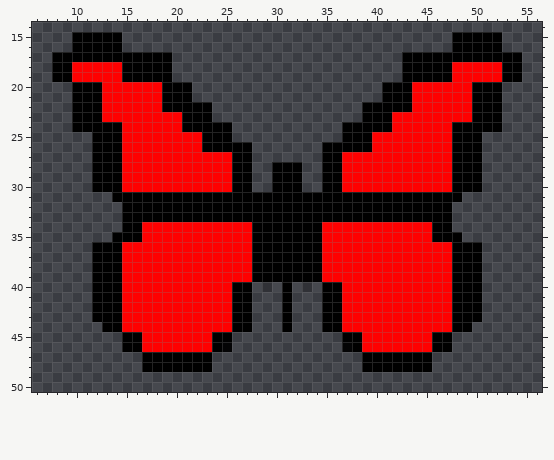
File history of a pixel-art sprite, src/assets/sprites/item/item_butterfly.png. The picture above was drawn from the file before the commit.
The file is 64x64 pixels. Pixels under 10% opacity are left out. Shown: x 6..56, y 14..50.
New version:
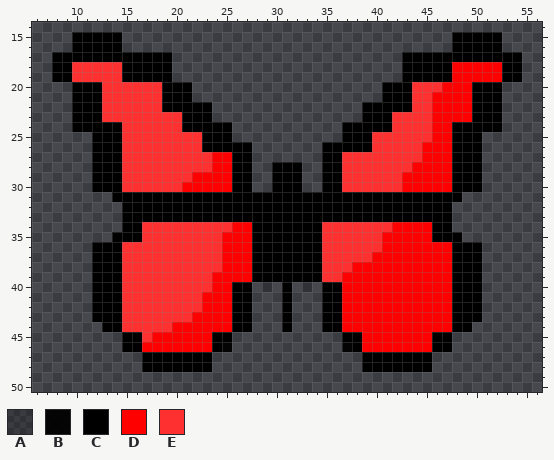
Palette (. is transparent): A #0000002e  B #000000ed  C #000000  D #ff0000  E #ff3030
From old to new:
@@ x 6..56 @@
 17 ..CCCCCCCCCCCC.......................CCCCCCCCCCCC..
-18 ..CCDDDDDCCCCC.......................CCCCCDDDDDCC..
-19 ..CCDDDDDCCCCC.......................CCCCCDDDDDCC..
-20 ....CCCDDDDDDCCC...................CCCDDDDDDCCC....
-21 ....CCCDDDDDDCCC...................CCCDDDDDDCCC....
-22 ....CCCDDDDDDCCCCC...............CCCCCDDDDDDCCC....
-23 ....CCCDDDDDDDDCCC...............CCCDDDDDDDDCCC....
-24 ....CCCCCDDDDDDCCCCC...........CCCCCDDDDDDCCCCC....
-25 ......CCCDDDDDDDDCCC...........CCCDDDDDDDDCCC......
-26 ......CCCDDDDDDDDCCCCC.......CCCCCDDDDDDDDCCC......
-27 ......CCCDDDDDDDDDDDCC.......CCDDDDDDDDDDDCCC......
-28 ......CCCDDDDDDDDDDDCC..CCC..CCDDDDDDDDDDDCCC......
-29 ......CCCDDDDDDDDDDDCC..CCC..CCDDDDDDDDDDDCCC......
-30 ......CCCDDDDDDDDDDDCC..CCC..CCDDDDDDDDDDDCCC......
+18 ..CCEEEEECCCCC.......................CCCCCDDDDDCC..
+19 ..CCEEEEECCCCC.......................CCCCCDDDDDCC..
+20 ....CCCEEEEEECCC...................CCCEEEDDDCCC....
+21 ....CCCEEEEEECCC...................CCCEEDDDDCCC....
+22 ....CCCEEEEEECCCCC...............CCCCCEEDDDDCCC....
+23 ....CCCEEEEEEEECCC...............CCCEEEEDDDDCCC....
+24 ....CCCCCEEEEEECCCCC...........CCCCCEEEEDDCCCCC....
+25 ......CCCEEEEEEEECCC...........CCCEEEEEEDDCCC......
+26 ......CCCEEEEEEEECCCCC.......CCCCCEEEEEDDDCCC......
+27 ......CCCEEEEEEEEEDDCC.......CCEEEEEEEEDDDCCC......
+28 ......CCCEEEEEEEEEDDCC..CCC..CCEEEEEEEDDDDCCC......
+29 ......CCCEEEEEEEDDDDCC..CCC..CCEEEEEEDDDDDCCC......
+30 ......CCCEEEEEEDDDDDCC..CCC..CCEEEEEEDDDDDCCC......
 31 ........CCCCCCCCCCCCCCCCCCCCCCCCCCCCCCCCCCC........
@@ x 13..43 @@
 33 ..CCCCCCCCCCCCCCCCCCCCCCCCCCCCC
-34 ..CCDDDDDDDDDDDCCCCCCCDDDDDDDDD
-35 .CCCDDDDDDDDDDDCCCCCCCDDDDDDDDD
-36 CCDDDDDDDDDDDDDCCCCCCCDDDDDDDDD
-37 CCDDDDDDDDDDDDDCCCCCCCDDDDDDDDD
-38 CCDDDDDDDDDDDDDCCCCCCCDDDDDDDDD
-39 CCDDDDDDDDDDDDDCCCCCCCDDDDDDDDD
-40 CCDDDDDDDDDDDCC.A.C.A.CCDDDDDDD
-41 CCDDDDDDDDDDDCC...C...CCDDDDDDD
-42 CCDDDDDDDDDDDCC...C...CCDDDDDDD
-43 CCDDDDDDDDDDDCC...C...CCDDDDDDD
-44 CCDDDDDDDDDDDCC...C...CCDDDDDDD
-45 ..CCDDDDDDDCC...........CCDDDDD
+34 ..CCEEEEEEEEEDDCCCCCCCEEEEEEEDD
+35 .CCCEEEEEEEEDDDCCCCCCCEEEEEEDDD
+36 CCEEEEEEEEEEDDDCCCCCCCEEEEEEDDD
+37 CCEEEEEEEEEEDDDCCCCCCCEEEEEDDDD
+38 CCEEEEEEEEEEDDDCCCCCCCEEEDDDDDD
+39 CCEEEEEEEEEDDDDCCCCCCCEEDDDDDDD
+40 CCEEEEEEEEEDDCC.A.C.A.CCDDDDDDD
+41 CCEEEEEEEEDDDCC...C...CCDDDDDDD
+42 CCEEEEEEEEDDDCC...C...CCDDDDDDD
+43 CCEEEEEEEDDDDCC...C...CCDDDDDDD
+44 CCEEEEEDDDDDDCC...C...CCDDDDDDD
+45 ..CCEDDDDDDCC...........CCDDDDD
 46 ..CCDDDDDDDCB...........BCDDDDD
Pixel boxes of the changes (left, top, right, bottom) in both pictures:
changed: (72, 62, 232, 342)
changed: (322, 82, 442, 282)
